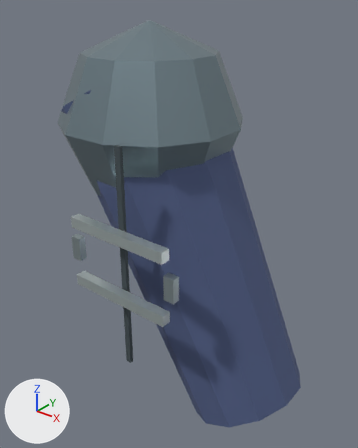
Before and after pictures for a commit that changed the glTF model Resource/Export/Modules/Outfit_Guard_Slender_Sleeve_L.glb.
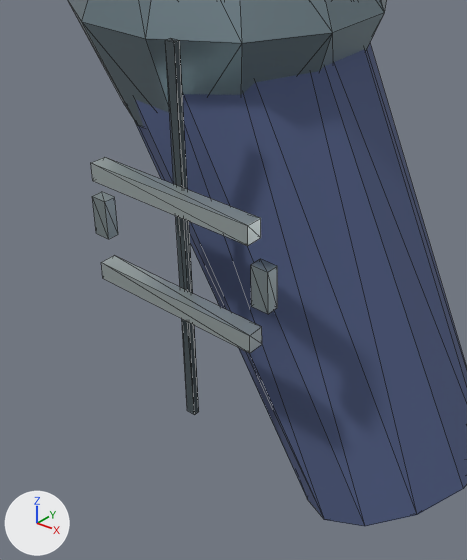
There are two pictures of each version: one whole from a 50 mm lens placed at (0.505, -0.308, 1.508), pointed at (0.264, -0.006, 1.321), one close up on the part from 5% to 81% of the width and 27% to 100% of the height. Arrows for +X, +Y and +Z are at lower left; the lights stay in place. The first two pictures are the older version. The close-ups show mesh edges as thin lines. Vertices at exactly the same position are counted once.

Objects in the first close-up: 'Outfit_Guard_Slender_Sleeve_L'.
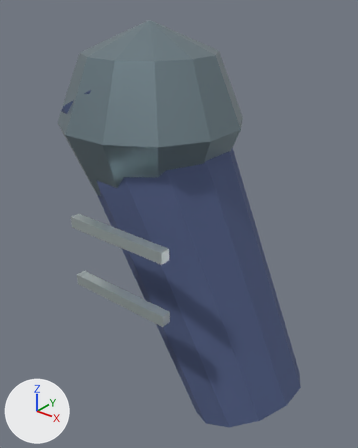
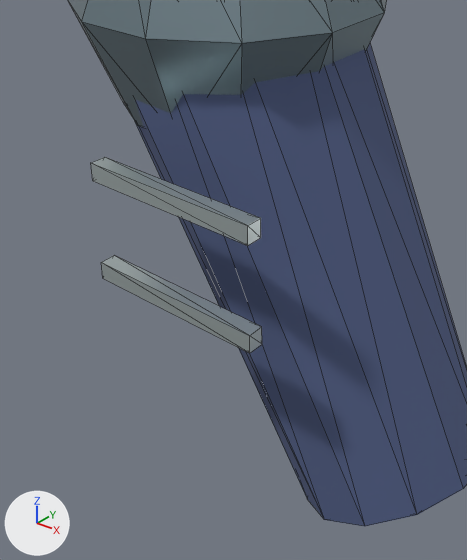
Patch to the scene script:
```diff
--- a/Resource/Export/Modules/Outfit_Guard_Slender_Sleeve_L.glb.py
+++ b/Resource/Export/Modules/Outfit_Guard_Slender_Sleeve_L.glb.py
@@ me_outfit_guard_slender_sleeve_l_mesh_001 @@
 # used by ob_outfit_guard_slender_sleeve_l; location = (0.0, 0.0, 0.0)
-me_outfit_guard_slender_sleeve_l_mesh_001.from_pydata(...)  # 119 vertices, 198 faces; spans x 0.154..0.384, y -0.088..0.075, z 1.148..1.482
+me_outfit_guard_slender_sleeve_l_mesh_001.from_pydata(...)  # 95 vertices, 162 faces; spans x 0.154..0.384, y -0.088..0.075, z 1.148..1.482
+# me_outfit_guard_slender_sleeve_l_mesh_001 part 1: the loose piece of 8 vertices spanning x 0.313..0.322, y -0.084..-0.078, z 1.305..1.325 is deleted
+# me_outfit_guard_slender_sleeve_l_mesh_001 part 2: the loose piece of 8 vertices spanning x 0.216..0.225, y -0.084..-0.078, z 1.305..1.325 is deleted
+# me_outfit_guard_slender_sleeve_l_mesh_001 part 3: the loose piece of 8 vertices spanning x 0.266..0.271, y -0.08..-0.077, z 1.222..1.409 is deleted
 me_outfit_guard_slender_sleeve_l_mesh_001.materials.append(mat_cloth_indigo)
 me_outfit_guard_slender_sleeve_l_mesh_001.materials.append(mat_steel)
-me_outfit_guard_slender_sleeve_l_mesh_001.materials.append(mat_fabric_seam)  # greyish blue #424d52
-me_outfit_guard_slender_sleeve_l_mesh_001.materials.append(mat_fastener_titanium)  # grey #a8b6ba
 me_outfit_guard_slender_sleeve_l_mesh_001.materials.append(mat_alloy_light)
```

What differs and where, as boxes [x1, y1, x2, y2] in the close-ups (467 x 560 px):
part 1 of me_outfit_guard_slender_sleeve_l_mesh_001, deleted: before [251, 259, 277, 314]
part 2 of me_outfit_guard_slender_sleeve_l_mesh_001, deleted: before [92, 192, 118, 239]
part 3 of me_outfit_guard_slender_sleeve_l_mesh_001, deleted: before [165, 38, 199, 415]
